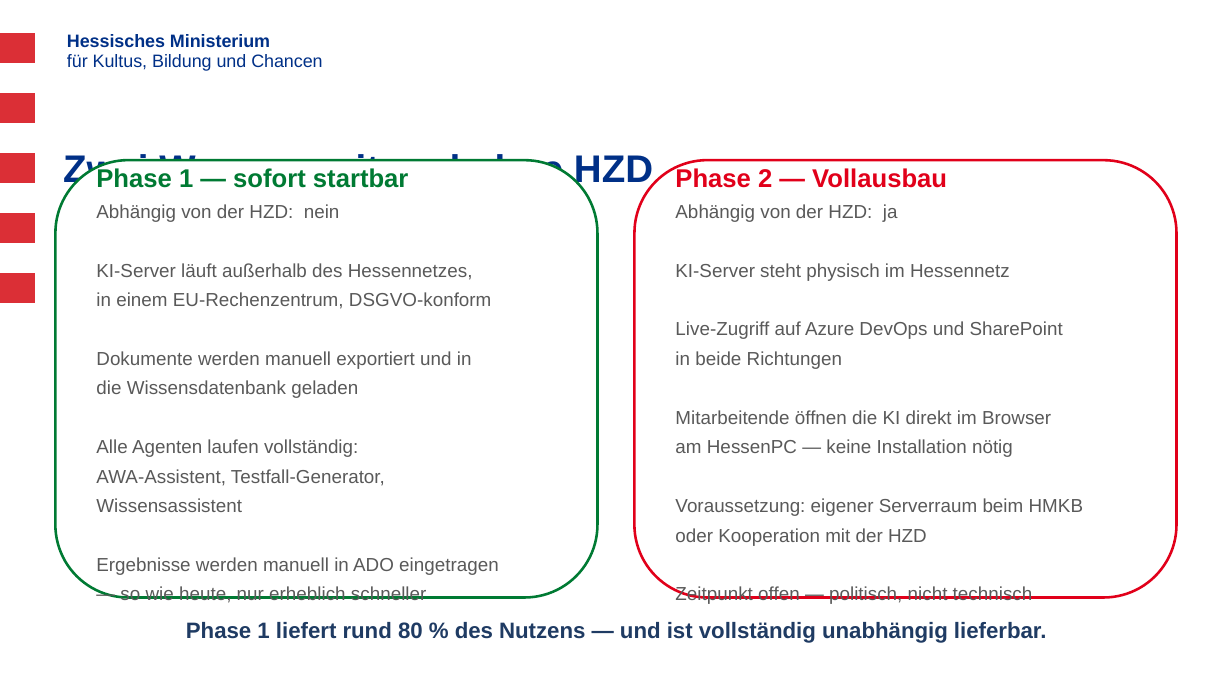
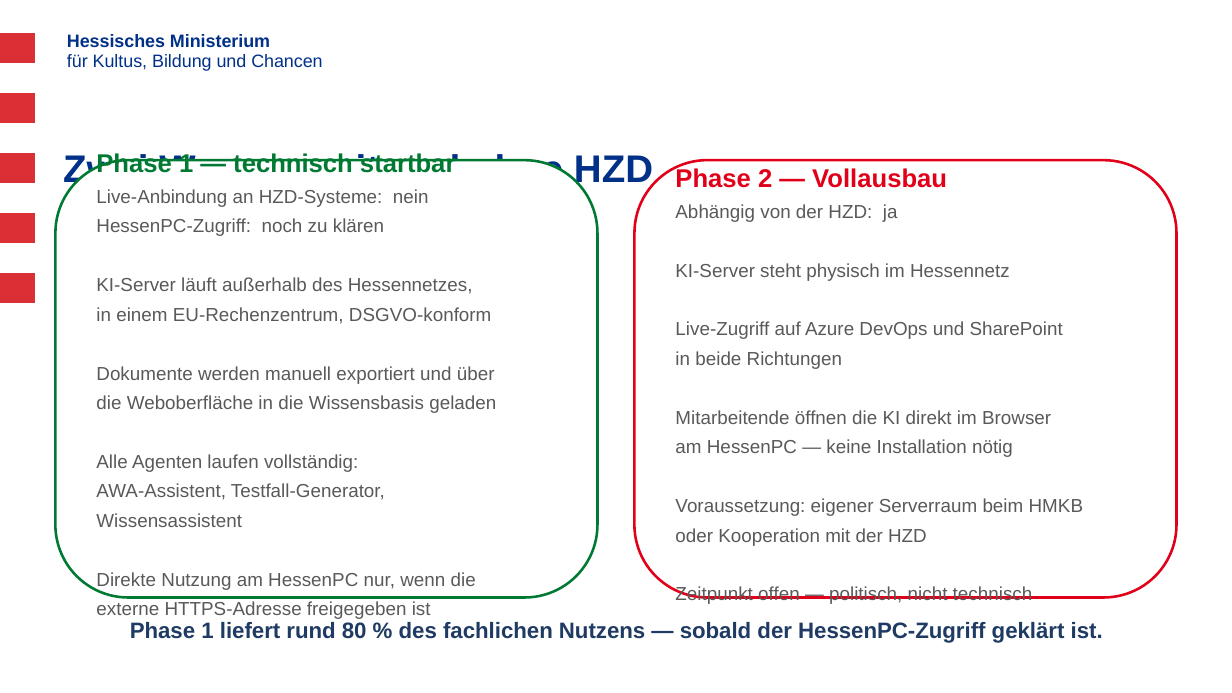
Before and after one commit to Soblissa/ila, a slide deck: slide 7 of Anforderungen an eine Corporate LLM/Corporate_LLM_HMKB_Praesentation.pptx. Drawn at 1232x693 pixels with LibreOffice and Linux fonts; fonts in the diff are those of the drawing; background and template pictures are left out. Boxes give left, top, right and bottom in pixels: in the first picture for what was removed or moved away, otherwise in the second. Text is boxed around its words. In the diff, an @@ line names an element or a change of style, - is before the commit and + after.

Commit message:
Corporate-LLM-Präsentation um HessenPC-Zugang ergänzen

```diff
--- a/Anforderungen an eine Corporate LLM/Corporate_LLM_HMKB_Praesentation.pptx
+++ b/Anforderungen an eine Corporate LLM/Corporate_LLM_HMKB_Praesentation.pptx
@@ text in rounded rectangle at [96,153,455,236]: text changed @@
-Phase 1 — sofort startbar
-Abhängig von der HZD: nein
+Phase 1 — technisch startbar
+Live-Anbindung an HZD-Systeme: nein
+HessenPC-Zugriff: noch zu klären
@@ text in rounded rectangle at [96,366,496,413]: text changed @@
-Dokumente werden manuell exportiert und in
-die Wissensdatenbank geladen
+Dokumente werden manuell exportiert und über
+die Weboberfläche in die Wissensbasis geladen
@@ text in rounded rectangle at [96,572,476,590]: text changed @@
-Ergebnisse werden manuell in ADO eingetragen
-— so wie heute, nur erheblich schneller
+Direkte Nutzung am HessenPC nur, wenn die
+externe HTTPS-Adresse freigegeben ist
@@ text at [130,622,1103,643]: text changed @@
-Phase 1 liefert rund 80 % des Nutzens — und ist vollständig unabhängig lieferbar.
+Phase 1 liefert rund 80 % des fachlichen Nutzens — sobald der HessenPC-Zugriff geklärt ist.
```
Also in this commit, not shown: 3 other slides changed, 1 slide added, 1 slide removed, 2 other files.
